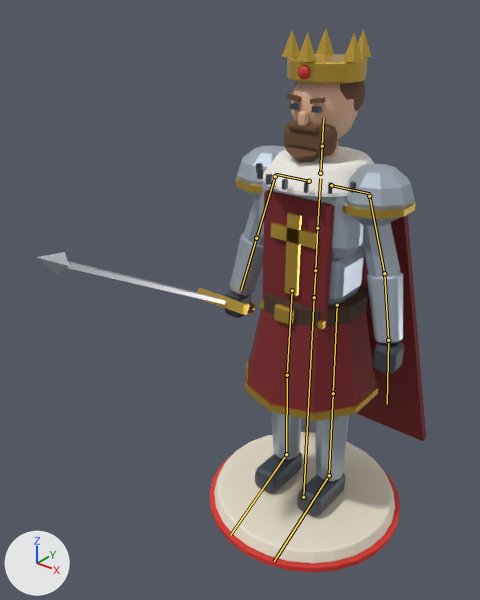
One commit to the FBX model art/export/Knights_King.fbx: the scene before it, then after it.
One viewpoint serves both versions: a camera (50 mm lens) standing at (1.3, -2.11, 2.24) and looking at (-0.15, -0.29, 1.11). The lights are fixed; the arrows at lower left show +X, +Y and +Z. The first picture is the older version. The bones that change, and the others that lie on the model, are drawn over the model as lines.

The first picture shows 'Knights_King_Mesh'.
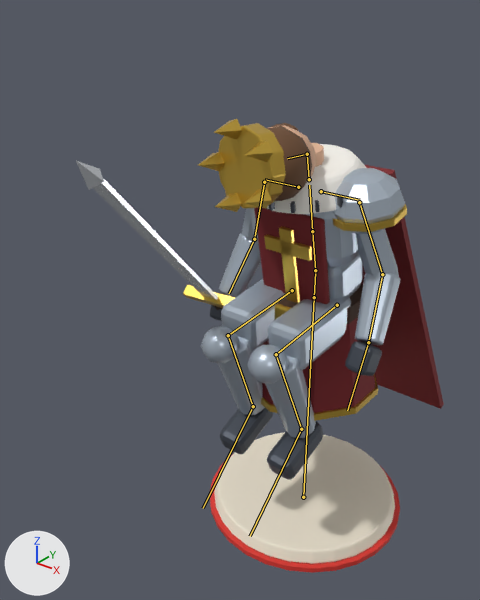
The newer file adds an action. The first version stands in its rest pose; the second is drawn at frame 25 of the action 'Knights_King|Behead'.

Boxes (x1, y1, x2, y2) around the edits, measured in the pictures (480 x 600 px):
'Knights_King_Mesh', posed (17% shorter)
    before: (36, 29, 426, 573)
    after: (76, 119, 444, 573)
bone 'spine', root to tip
    before: (315, 270) to (317, 228)
    after: (315, 270) to (312, 231)
bone 'head', root to tip
    before: (322, 146) to (323, 118)
    after: (307, 154) to (287, 158)
bone 'forearm.L', root to tip
    before: (384, 273) to (388, 340)
    after: (382, 274) to (368, 342)
bone 'forearm.R', root to tip
    before: (256, 238) to (241, 290)
    after: (254, 239) to (229, 293)
bone 'thigh.L', root to tip
    before: (337, 305) to (333, 393)
    after: (337, 305) to (276, 354)
bone 'shin.L', root to tip
    before: (333, 393) to (329, 475)
    after: (276, 354) to (301, 429)
bone 'thigh.R', root to tip
    before: (292, 290) to (287, 375)
    after: (292, 290) to (228, 335)
bone 'shin.R', root to tip
    before: (287, 375) to (286, 454)
    after: (228, 335) to (253, 406)

What the commit changed:
Bone 'spine' (bone_spine) turns from (0, 0, 0) to (11, 0, 0) degrees about its own x, y and z.
Bone 'head' (bone_head) moves from (0.0, 0.0, 0.0) to (0.474, -1.236, -0.442).
Bone 'head' (bone_head) turns from (0, 0, 0) to (100, -12, -90) degrees about its own x, y and z.
Bone 'forearm.L' (bone_forearm_l) turns from (0, 0, 0) to (40, 0, 0) degrees about its own x, y and z.
Bone 'forearm.R' (bone_forearm_r) turns from (0, 0, 0) to (30, 0, 0) degrees about its own x, y and z.
Bone 'thigh.L' (bone_thigh_l) turns from (0, 0, 0) to (85, 0, 0) degrees about its own x, y and z.
Bone 'shin.L' (bone_shin_l) turns from (0, 0, 0) to (-105, 0, 0) degrees about its own x, y and z.
Bone 'thigh.R' (bone_thigh_r) turns from (0, 0, 0) to (85, 0, 0) degrees about its own x, y and z.
Bone 'shin.R' (bone_shin_r) turns from (0, 0, 0) to (-105, 0, 0) degrees about its own x, y and z.
